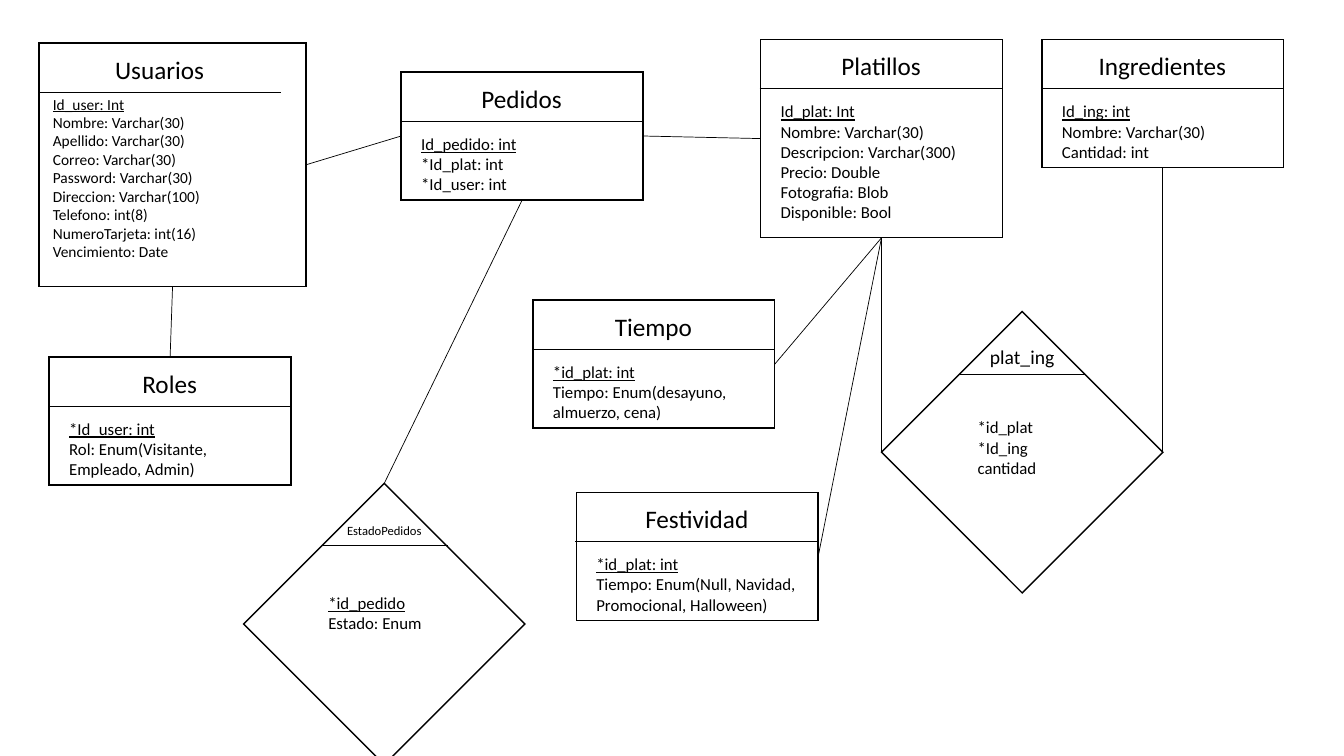
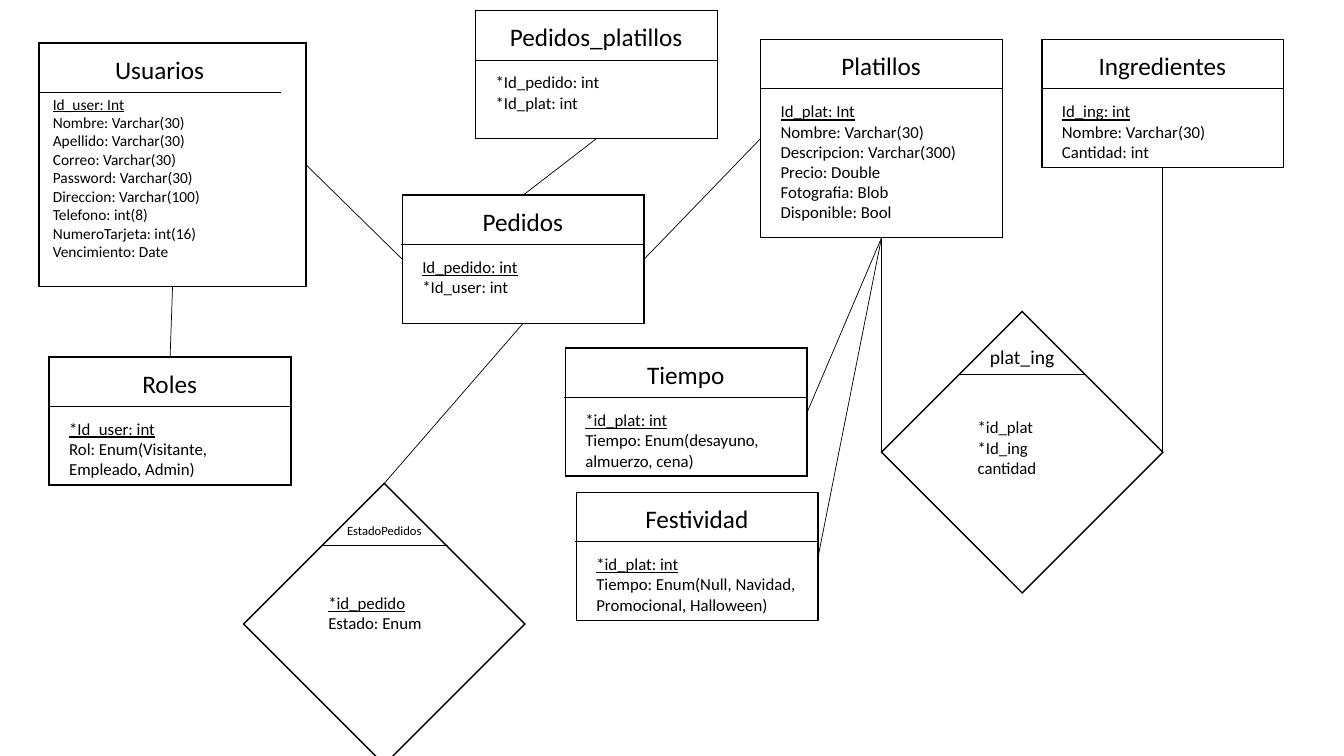
Before and after one commit to maritox09/ProyectoDW-DB, a slide deck: slide 1 of Assets/Diagrama de relacion entidad.pptx. Drawn at 1344x756 pixels with LibreOffice and Linux fonts; fonts in the diff are those of the drawing. Boxes give left, top, right and bottom in pixels: in the first picture for what was removed or moved away, otherwise in the second. Text is boxed around its words. In the diff, an @@ line names an element or a change of style, - is before the commit and + after.

```diff
--- a/Assets/Diagrama de relacion entidad.pptx
+++ b/Assets/Diagrama de relacion entidad.pptx
@@ rectangle added at <box>476,10,718,138</box>, fill #FFFFFF, outline #000000 1 pt @@
@@ text added at <box>510,28,682,50</box>, 18 pt, text #000000 @@
+Pedidos_platillos
@@ line added from (475, 59) to (718, 59), #000000 0.5 pt @@
@@ text added at <box>496,76,599,112</box>, 12 pt, text #000000 @@
+*Id_pedido: int
+*Id_plat: int
@@ line added from (523, 196) to (597, 138), #000000 0.5 pt @@
@@ line moved from (643, 136) - (761, 139) to (644, 259) - (761, 139) @@
@@ line moved from (401, 136) - (307, 164) to (402, 259) - (307, 164) @@
@@ text at <box>421,158,503,173</box>: paragraph removed @@
-*Id_plat: int
@@ 1 text, 1 line, 1 rectangle: place and size @@
-1 text, 1 line, 1 rectangle at <box>400,72,643,200</box>
+1 text, 1 line, 1 rectangle at <box>401,196,644,324</box>
@@ line moved from (882, 238) - (775, 364) to (882, 238) - (808, 412) @@
@@ text "Id_pedido: int": place and size @@
-text "Id_pedido: int" at <box>421,138,516,193</box>
+text "Id_pedido: int" at <box>422,261,517,296</box>
@@ line moved from (384, 484) - (522, 200) to (384, 484) - (523, 324) @@
@@ 2 texts, 1 rectangle: place and size @@
-2 texts, 1 rectangle at <box>533,300,775,429</box>
+2 texts, 1 rectangle at <box>566,348,808,476</box>
@@ line moved from (532, 350) - (775, 350) to (565, 397) - (808, 397) @@
```
Also in this commit, not shown: 2 other files.
